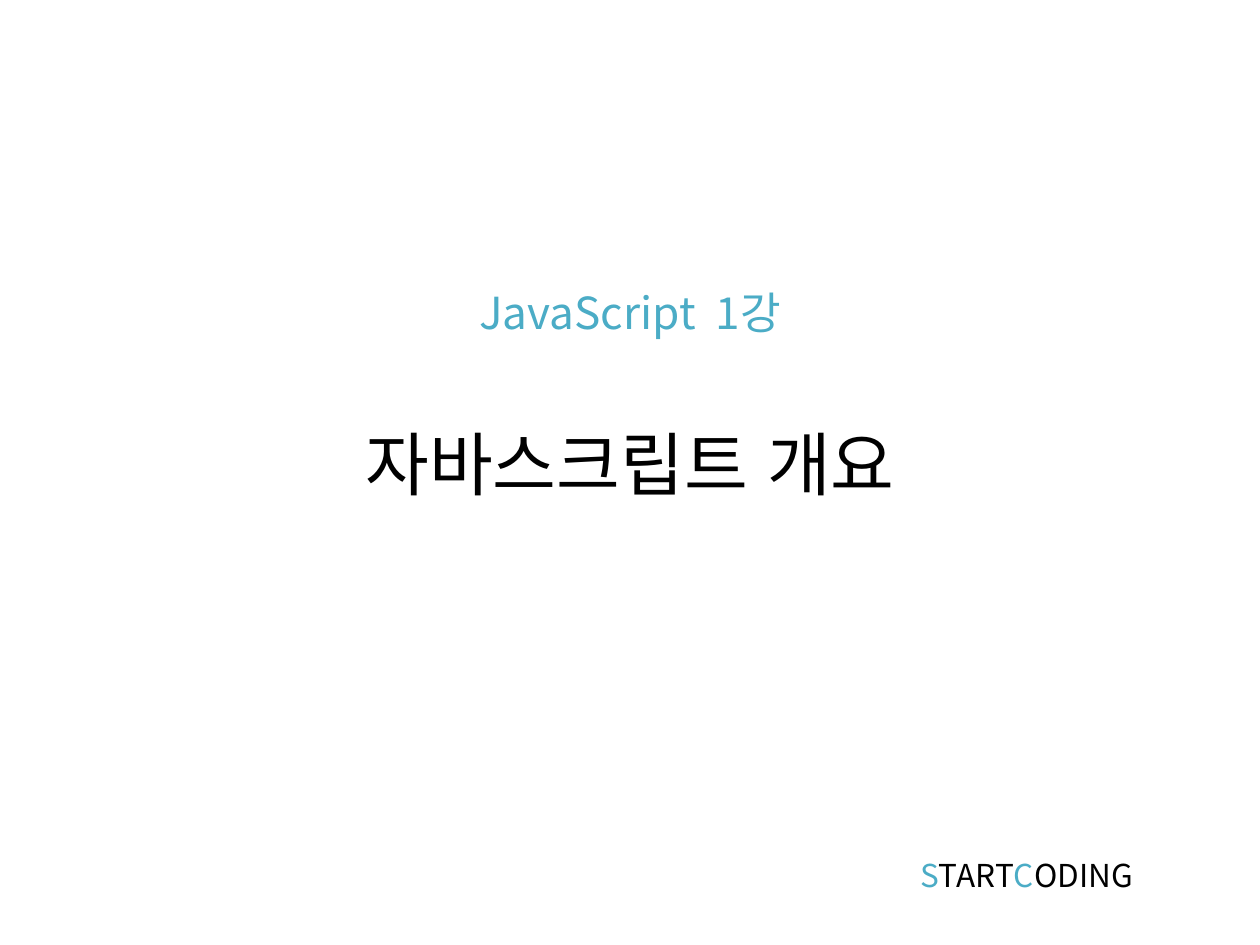
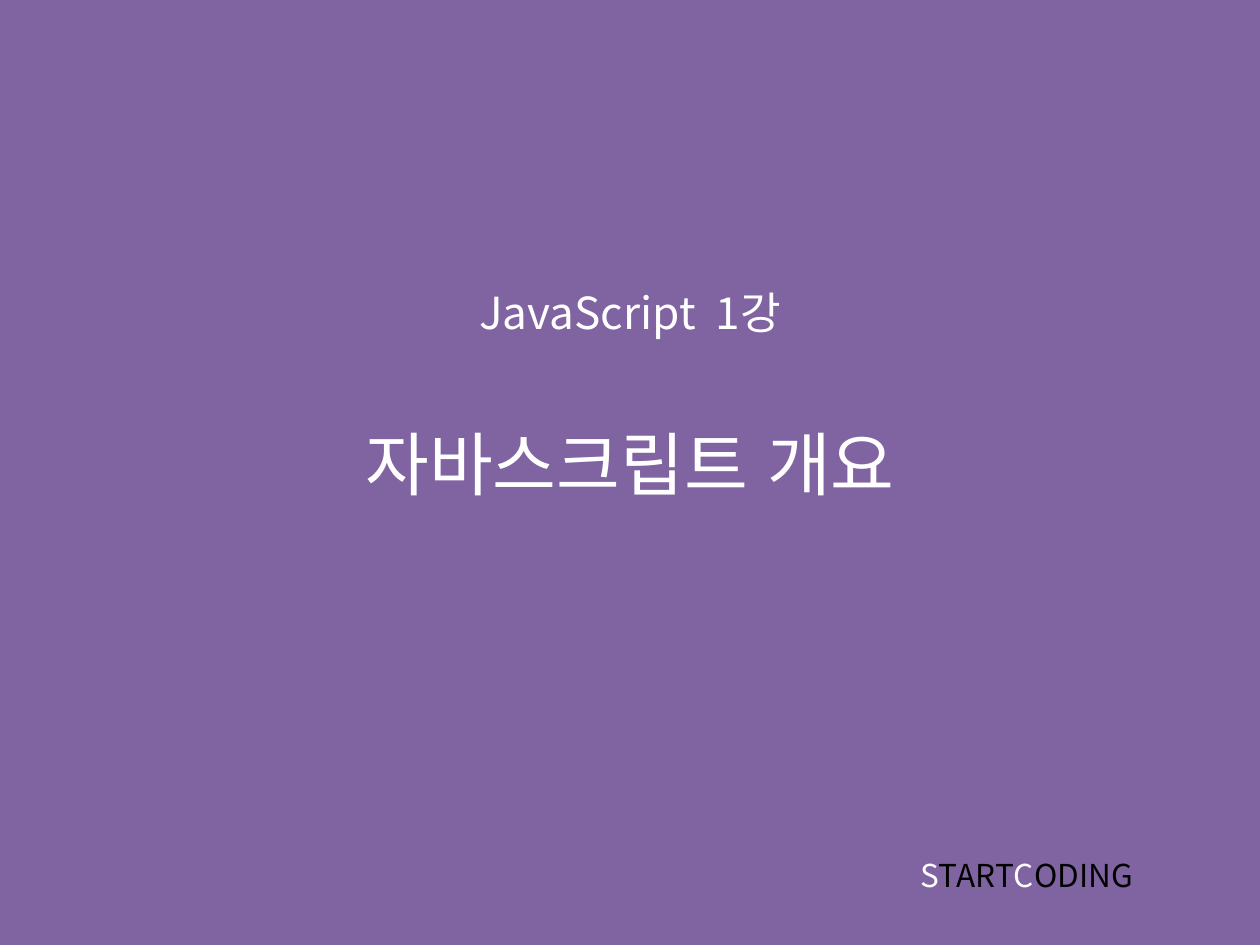
Before and after one commit to kwonkijun/web, a slide deck: slide 1 of 프론트엔드기초(PPT)/JAVASCRIPT 1강_개요.pptx. Drawn at 1260x945 pixels with LibreOffice and Linux fonts; fonts in the diff are those of the drawing. Boxes give left, top, right and bottom in pixels: in the first picture for what was removed or moved away, otherwise in the second. Text is boxed around its words. In the diff, an @@ line names an element or a change of style, - is before the commit and + after.

```diff
--- a/프론트엔드기초(PPT)/JAVASCRIPT 1강_개요.pptx
+++ b/프론트엔드기초(PPT)/JAVASCRIPT 1강_개요.pptx
@@ background #FFFFFF to #8064A2 @@
@@ title "JavaScript 1강 자바스크립트 개요" at (365, 292, 895, 496): text colour #4BACC6 to #FFFFFF in "JavaScript 1강"; text colour #000000 to #FFFFFF in "자바스크립트 개요" @@
@@ text "STARTCODING" at (920, 863, 1133, 888): text colour #4BACC6 to #FFFFFF in "STARTCODING" @@
```
Also in this commit, not shown: 29 other files.
